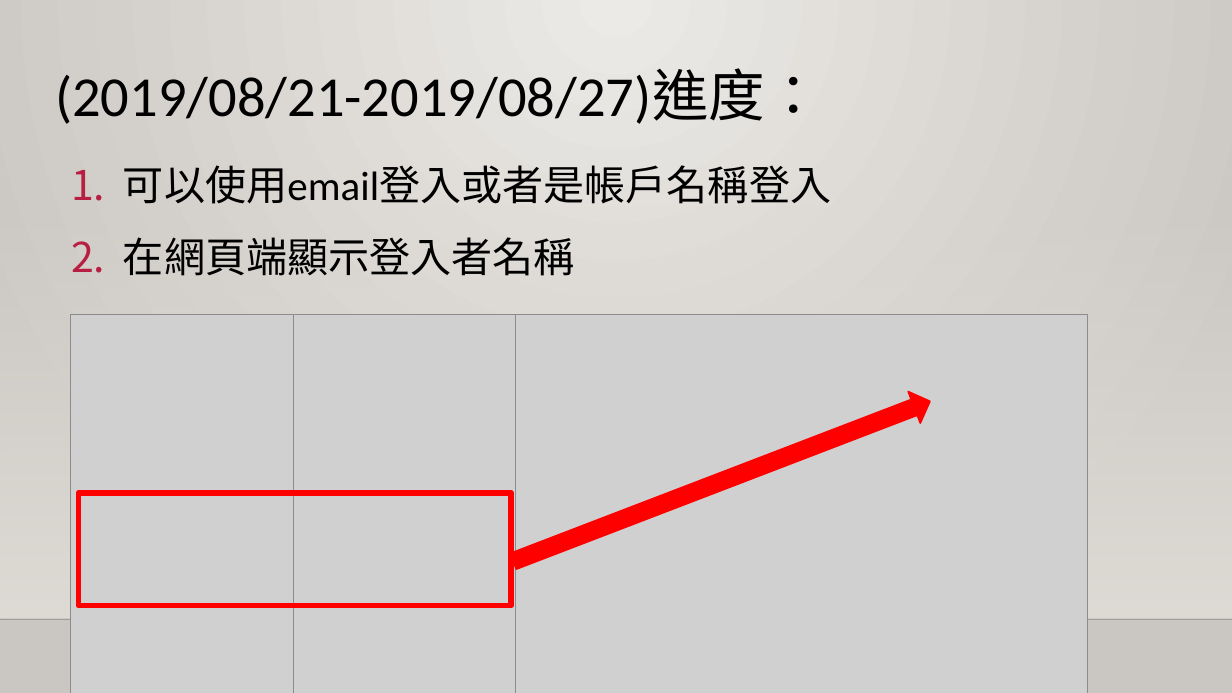
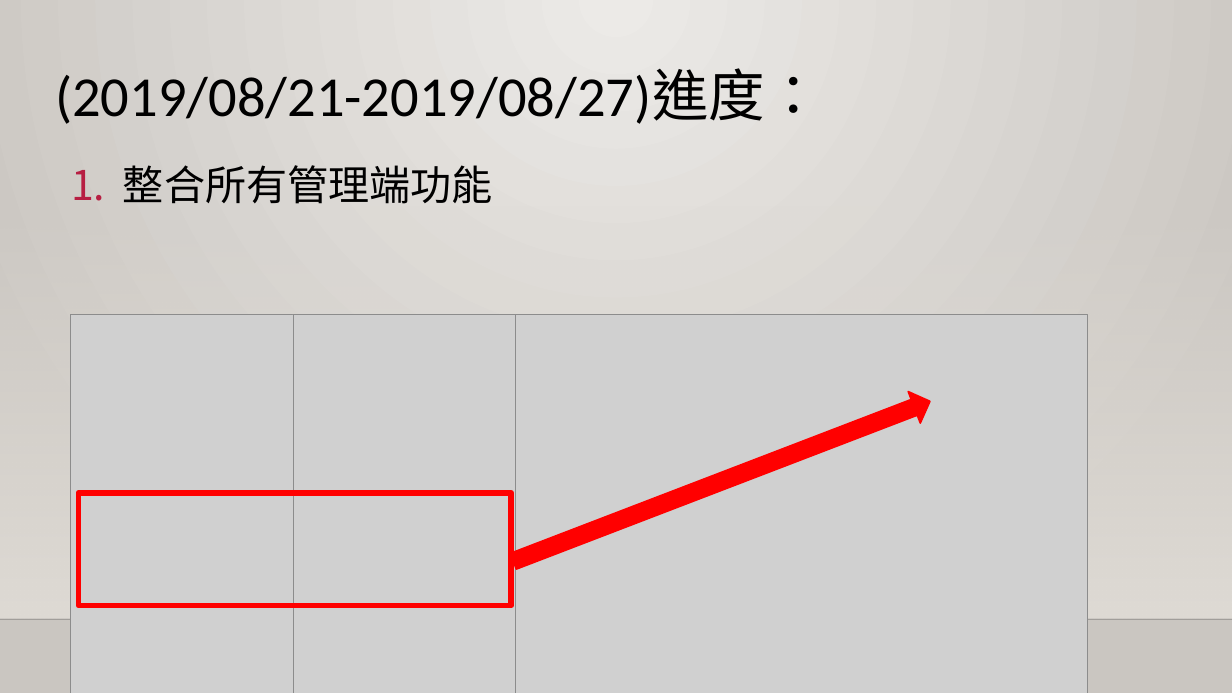
Before and after one commit to QINGSHURUNINDEXINGMING/PccuHW, a slide deck: slide 3 of 開學第1次會議(2019_0827).pptx. Drawn at 1232x693 pixels with LibreOffice and Linux fonts; fonts in the diff are those of the drawing; grey boxes stand for pictures; background and template pictures are left out. Boxes give left, top, right and bottom in pixels: in the first picture for what was removed or moved away, otherwise in the second. Text is boxed around its words. In the diff, an @@ line names an element or a change of style, - is before the commit and + after.

```diff
--- a/開學第1次會議(2019_0827).pptx
+++ b/開學第1次會議(2019_0827).pptx
@@ text at [123, 165, 493, 204]: text changed @@
-1. 可以使用email登入或者是帳戶名稱登入
-2. 在網頁端顯示登入者名稱
+1. 整合所有管理端功能
```
Also in this commit, not shown: 7 other files.
